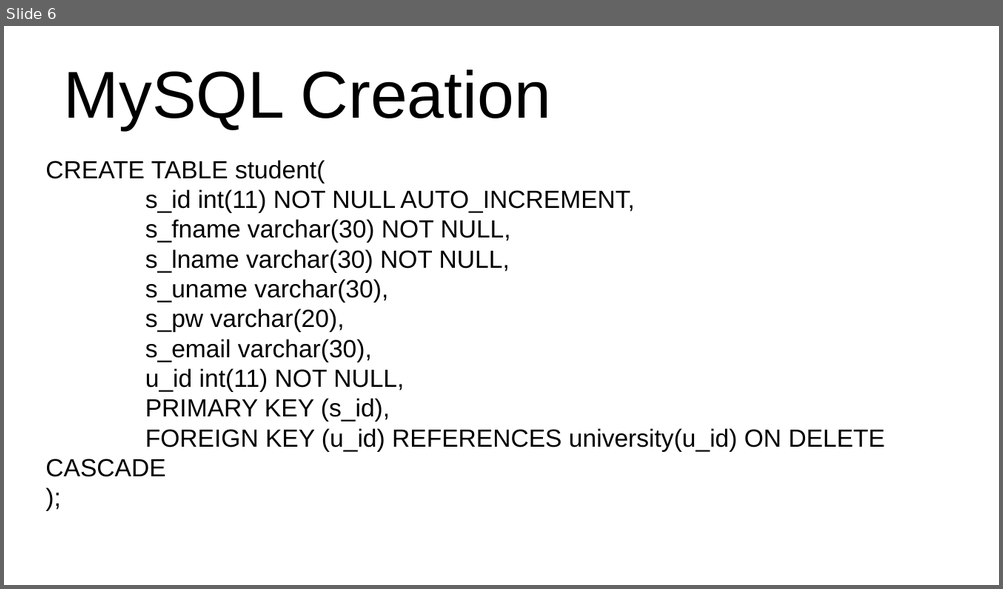
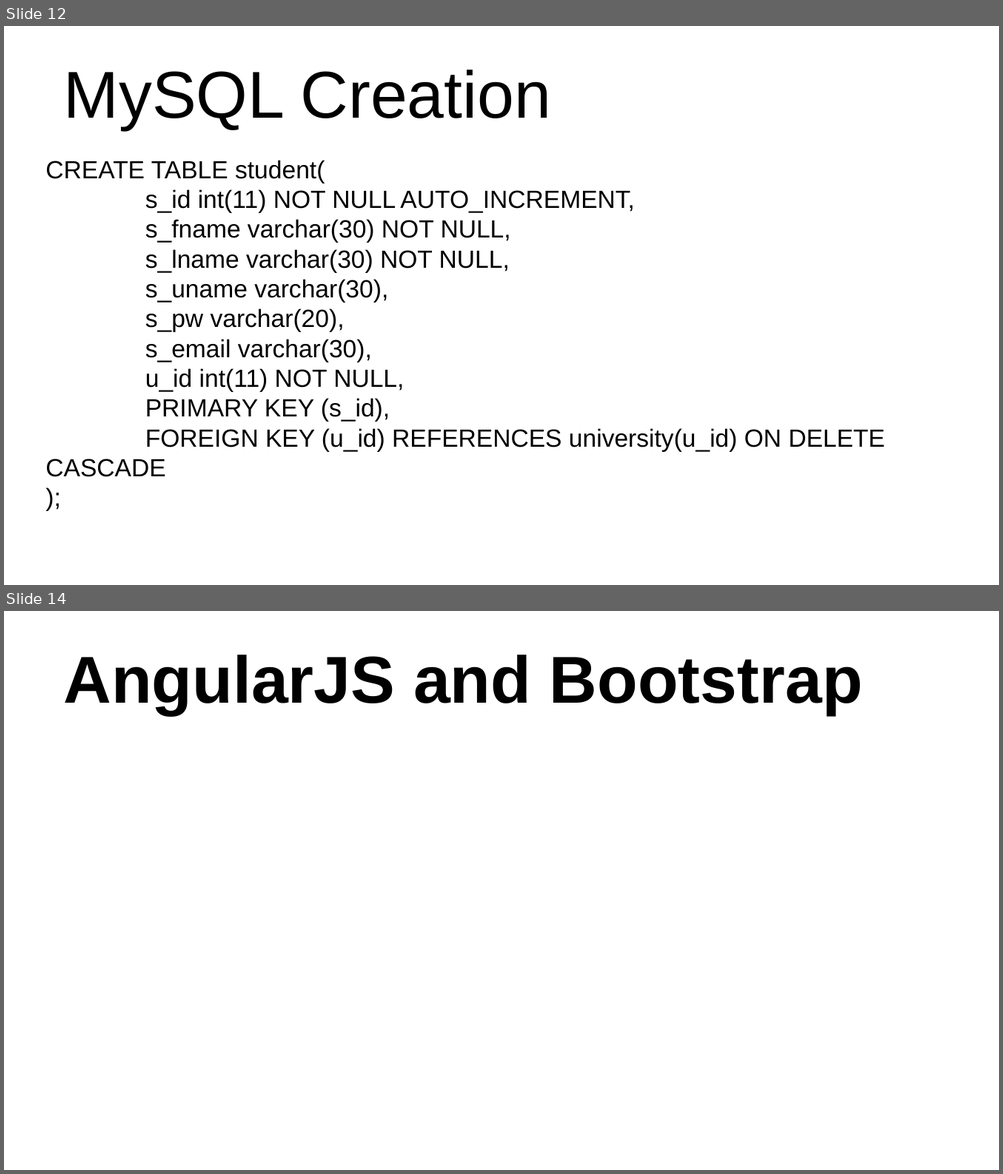
Before and after one commit to wwilhite/cop4710, a slide deck: PowerPoint/College Event Website.odp. Shown one above the other, each under a label of ours: slide 6 before the commit, slides 12 and 14 after it; the slides between them are not shown. The pictures are 1003x589 and 1003x1174 pixels, drawn with LibreOffice and Linux fonts; fonts in the diff are those of the drawing. Boxes give left, top, right and bottom in pixels: in the first picture for what was removed or moved away, otherwise in the second. Text is boxed around its words. In the diff, an @@ line names an element or a change of style, - is before the commit and + after.

```diff
--- a/PowerPoint/College Event Website.odp
+++ b/PowerPoint/College Event Website.odp
@@ slide 14 added at (4, 611, 999, 1170), background #FFFFFF @@
@@ title added at (64, 655, 862, 715), 48 pt, text #000000, bold @@
+AngularJS and Bootstrap
@@ what was slide 6 is now slide 12 @@
```
Also in this commit, not shown: 2 slides changed, 7 other slides added, 1 other file.
